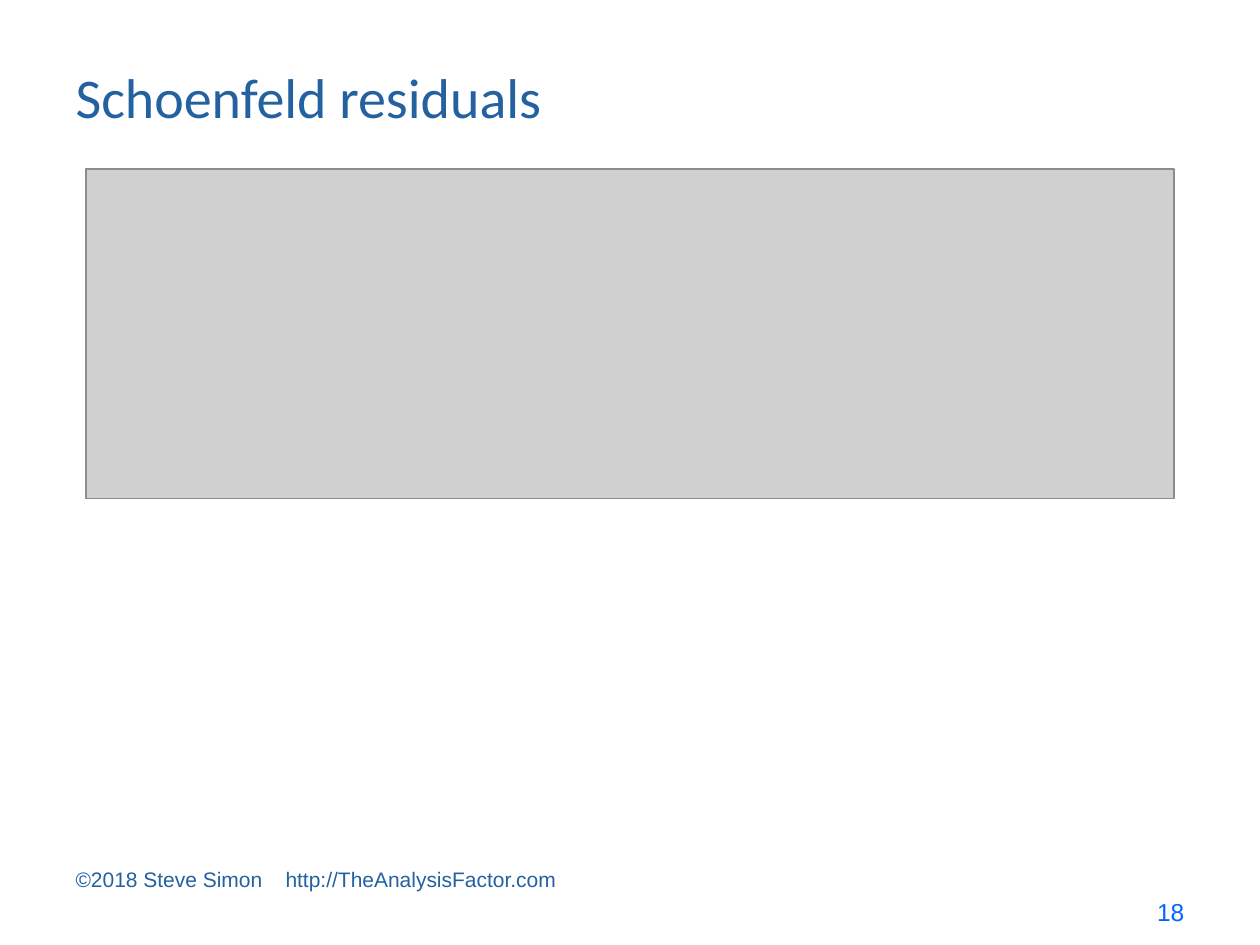
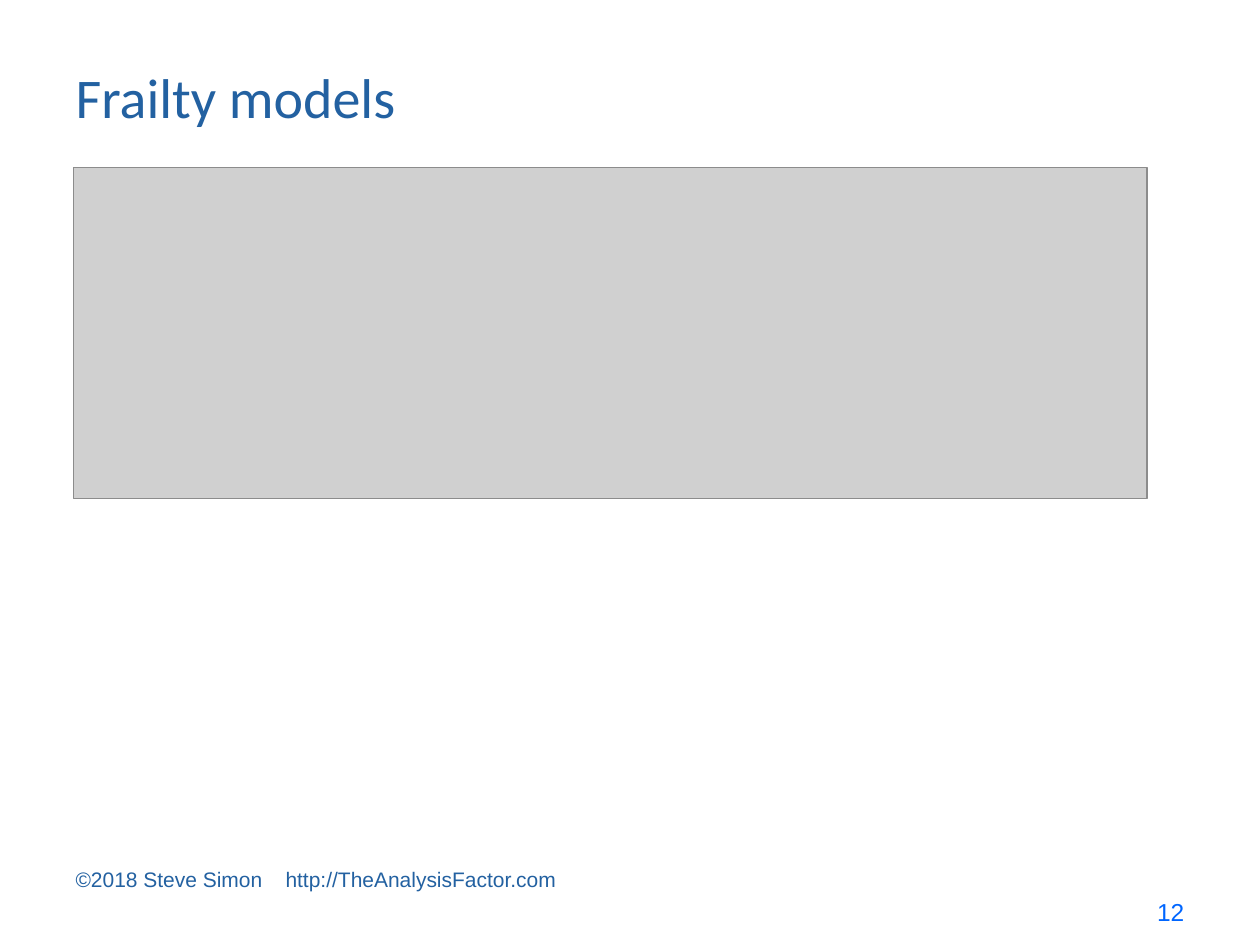
Before and after one commit to pmean/survival-models, a slide deck: slide 12 of bin/survival lecture 7.pptx (slide 18 before the commit). Drawn at 1260x945 pixels with LibreOffice and Linux fonts; fonts in the diff are those of the drawing; grey boxes stand for pictures. Boxes give left, top, right and bottom in pixels: in the first picture for what was removed or moved away, otherwise in the second. Text is boxed around its words. In the diff, an @@ line names an element or a change of style, - is before the commit and + after.

```diff
--- a/bin/survival lecture 7.pptx
+++ b/bin/survival lecture 7.pptx
@@ title at <box>76,79,395,127</box>: text changed @@
-Schoenfeld residuals
+Frailty models
@@ picture: place and size @@
-picture at <box>86,169,1174,498</box>
+picture at <box>73,168,1147,498</box>
@@ page number at <box>1157,904,1184,921</box>: text changed @@
-18
+12
```
Also in this commit, not shown: 10 other slides changed, 2 slides added, 29 slides removed, 2 other files.
